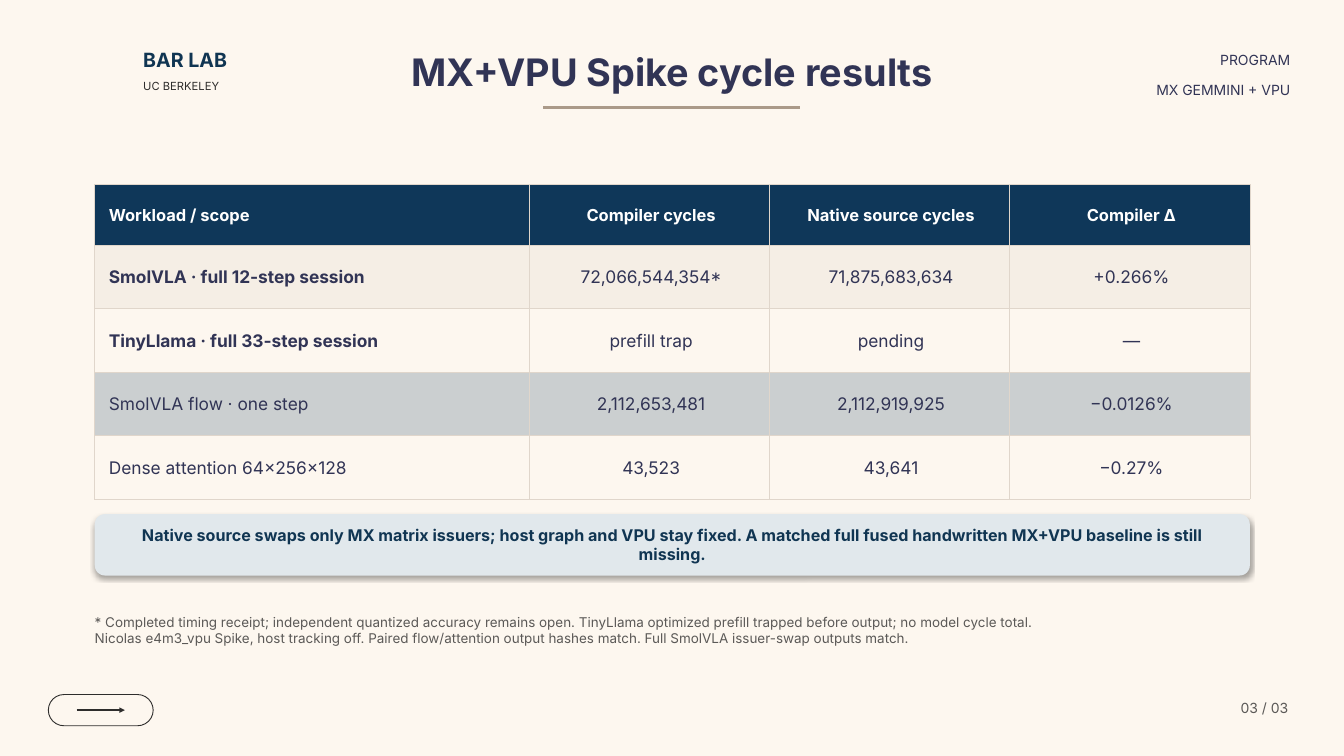
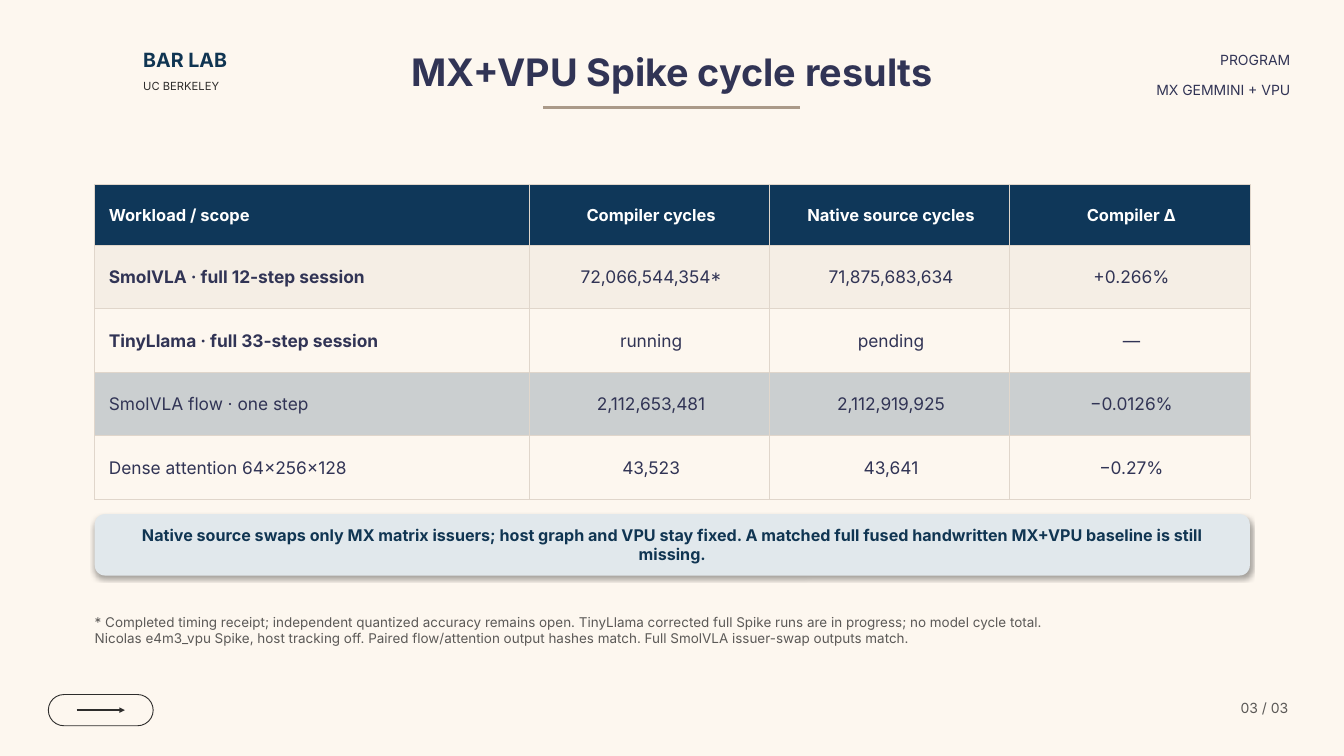
Before and after one commit to ucb-bar/mx-gemmini-mlir, a slide deck: slide 3 of docs/presentations/mx_gemmini_dialect_overview.pptx. Drawn at 1344x756 pixels with LibreOffice and Linux fonts; fonts in the diff are those of the drawing; background and template pictures are left out. Boxes give left, top, right and bottom in pixels: in the first picture for what was removed or moved away, otherwise in the second. Text is boxed around its words. In the diff, an @@ line names an element or a change of style, - is before the commit and + after.

Commit message:
Update TinyLlama slide run status

```diff
--- a/docs/presentations/mx_gemmini_dialect_overview.pptx
+++ b/docs/presentations/mx_gemmini_dialect_overview.pptx
@@ table at (95, 185, 1250, 499) @@
-row 3, column 2: prefill trap
+row 3, column 2: running
@@ text at (105, 617, 1041, 630): text changed @@
-* Completed timing receipt; independent quantized accuracy remains open. TinyLlama optimized prefill trapped before output; no model cycle total.
+* Completed timing receipt; independent quantized accuracy remains open. TinyLlama corrected full Spike runs are in progress; no model cycle total.
```
Also in this commit, not shown: 2 other files.
